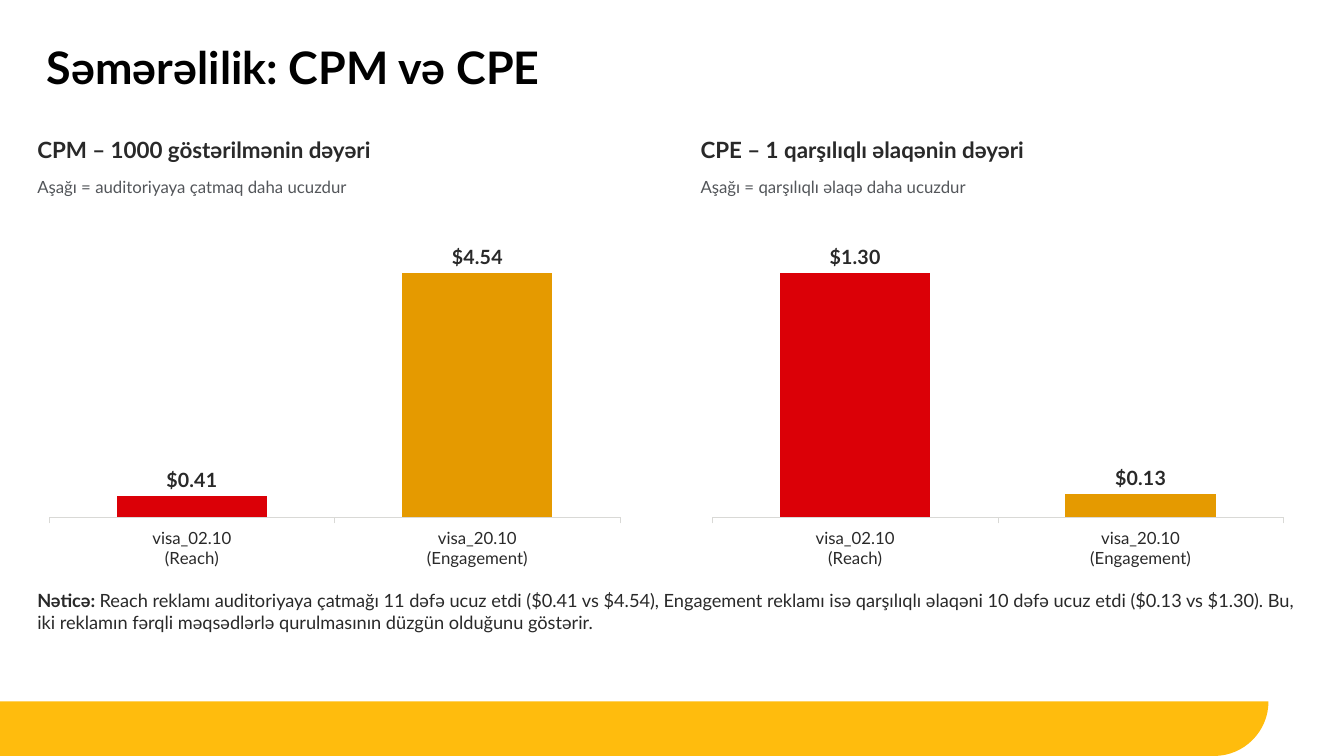
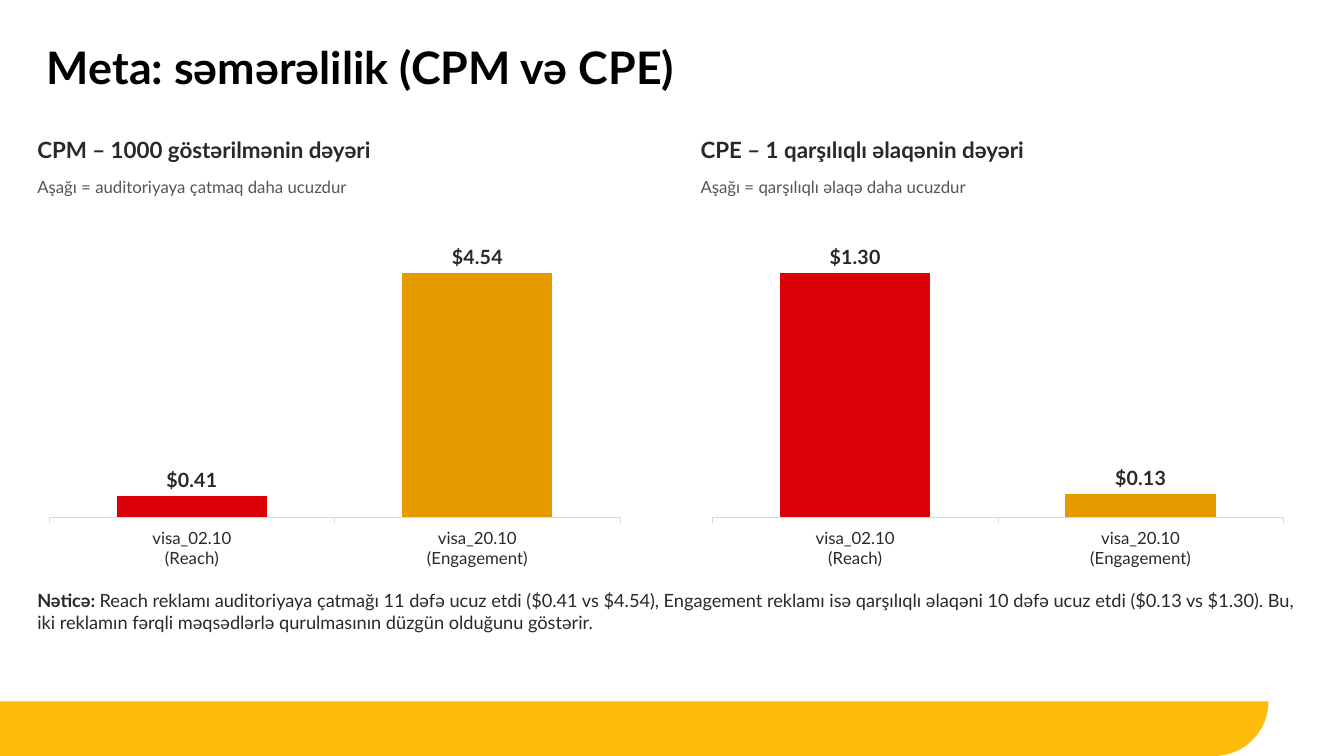
Before and after one commit to omgazerbaijan2022-ops/mcd-meta-report, a slide deck: slide 8 of visa/McDonalds_AZ_Visa_Report_Oct_2026.pptx (slide 6 before the commit). Drawn at 1344x756 pixels with LibreOffice and Linux fonts; fonts in the diff are those of the drawing; background and template pictures are left out. Boxes give left, top, right and bottom in pixels: in the first picture for what was removed or moved away, otherwise in the second. Text is boxed around its words. In the diff, an @@ line names an element or a change of style, - is before the commit and + after.

```diff
--- a/visa/McDonalds_AZ_Visa_Report_Oct_2026.pptx
+++ b/visa/McDonalds_AZ_Visa_Report_Oct_2026.pptx
@@ title at [47,49,674,91]: text changed @@
-Səmərəlilik: CPM və CPE
+Meta: səmərəlilik (CPM və CPE)
```
Also in this commit, not shown: 6 other slides changed, 3 slides added, 4 other files.
